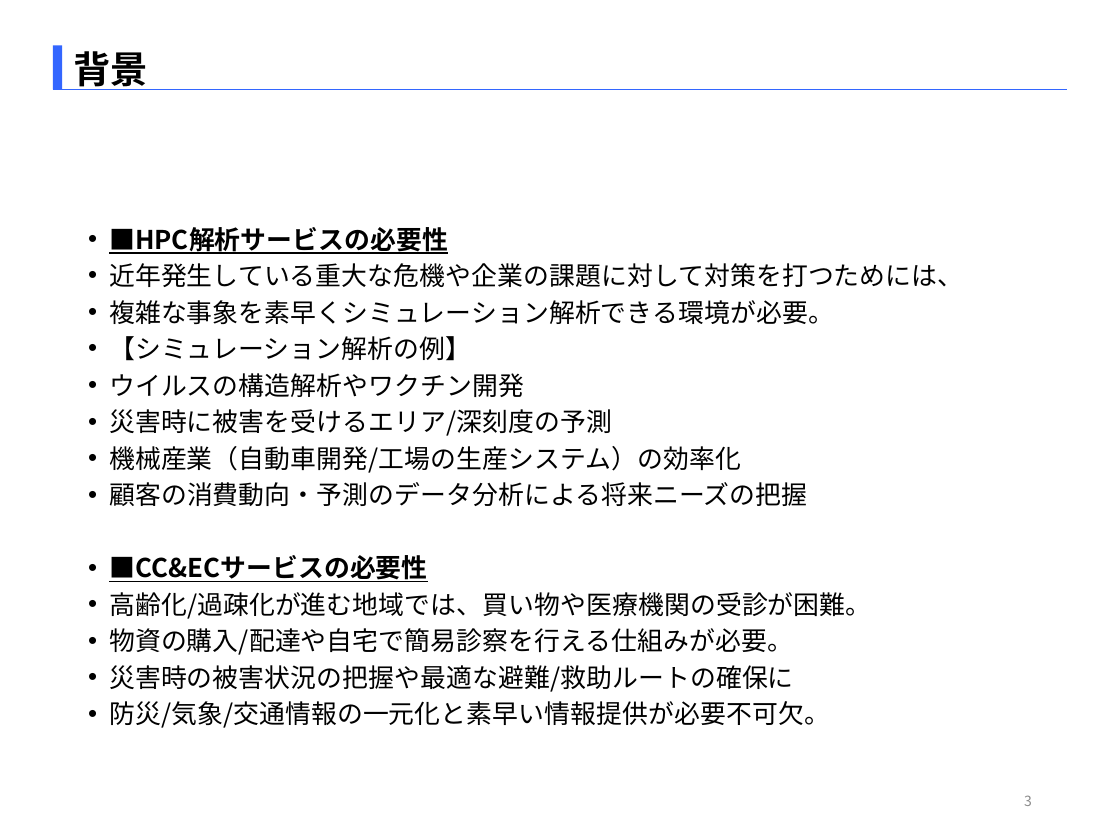
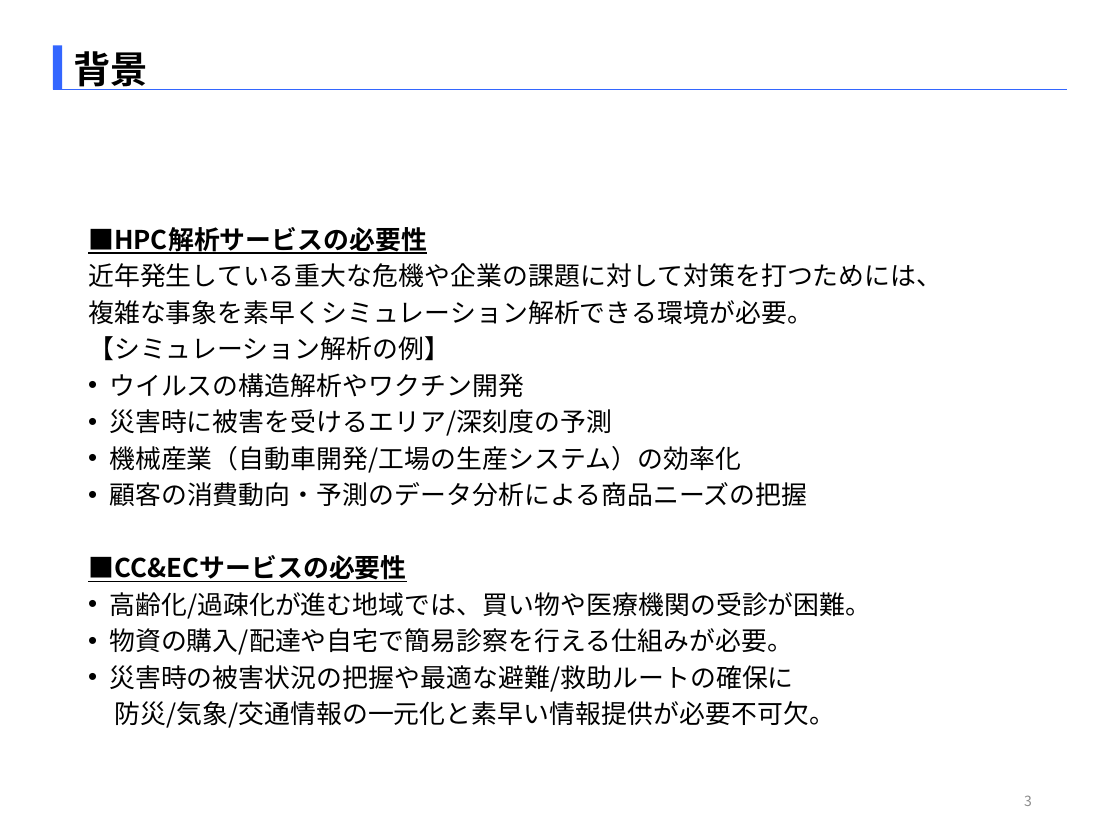
Before and after one commit to SITH-YN/PythonTool, a slide deck: slide 3 of Temp/EMB本部_中村洋太_290863_[HPC解析_CC&ECサービス].pptx. Drawn at 1120x840 pixels with LibreOffice and Linux fonts; fonts in the diff are those of the drawing. Boxes give left, top, right and bottom in pixels: in the first picture for what was removed or moved away, otherwise in the second. Text is boxed around its words. In the diff, an @@ line names an element or a change of style, - is before the commit and + after.

```diff
--- a/Temp/EMB本部_中村洋太_290863_[HPC解析_CC&ECサービス].pptx
+++ b/Temp/EMB本部_中村洋太_290863_[HPC解析_CC&ECサービス].pptx
@@ text at bbox=[88, 227, 942, 728]: bullet • to none @@
@@ text at bbox=[109, 482, 807, 506]: text changed @@
-• 顧客の消費動向・予測のデータ分析による将来ニーズの把握
+• 顧客の消費動向・予測のデータ分析による商品ニーズの把握
```
Also in this commit, not shown: 11 other slides changed.
